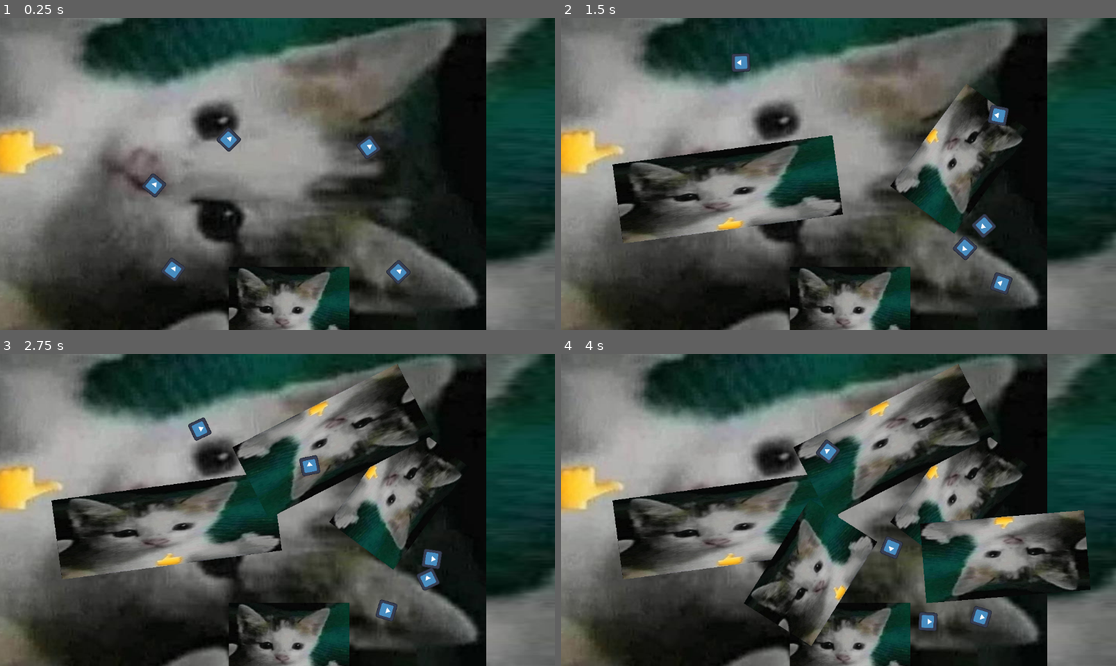
Above: before the commit, frames 1-4 (two rows, left to right).
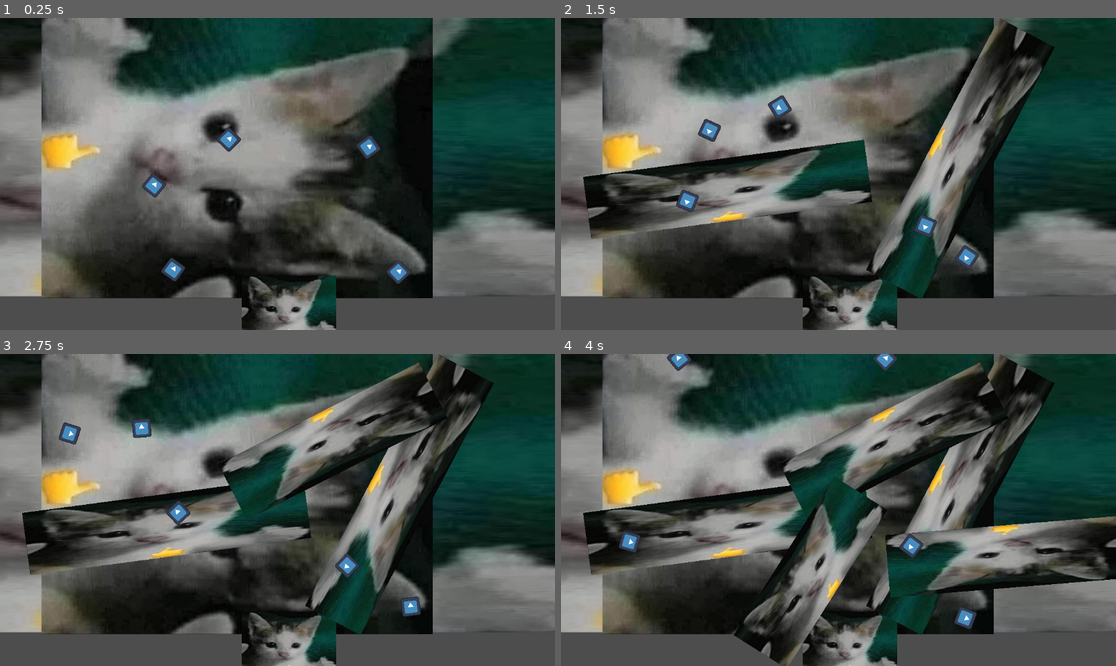
Above: after the commit, the same moments.

Repository: ElevatorBros/RoadRoad
Game: Godot game, scene res://Map.tscn
Two runs of this game, one before a commit and one after it. Both use one fixed random seed, a clock stepped at 60 frames per second and the inputs below. The engine's default icon, where the game draws it, is replaced by a stand-in: a white triangle on a blue panel in a dark square.
Inputs (mouse positions are in pixels of both pictures, inside the frame that each line leads up to):
- Up to frame 1 (0.25 s): no input
- Up to frame 2 (1.5 s): move the mouse to (960, 158) at 0.52 s; click (960, 158) at 0.67 s; move the mouse to (727, 189) at 1.27 s; click (727, 189) at 1.42 s
- Up to frame 3 (2.75 s): move the mouse to (333, 441) at 2.02 s; click (333, 441) at 2.17 s
- Up to frame 4 (4 s): move the mouse to (810, 572) at 2.77 s; click (810, 572) at 2.92 s; move the mouse to (1005, 556) at 3.52 s; click (1005, 556) at 3.67 s

The runs differ from the first frame. In frame 1, 55% of the frame differs, in the area x 0-100%, y 0-100%; in frame 2, 61%; in frame 3, 60%; in frame 4, 61%.

Commit message:
Angle fix

Diff:
--- a/Map.gd
+++ b/Map.gd
@@ -6,24 +6,33 @@
 
 # Called when the node enters the scene tree for the first time.
 func _ready():
-	straight_road.position = Vector2(600,600)
+	straight_road.global_position = Vector2(600,600)
 	roads.add_child(straight_road)
 	roads.move_child(straight_road, -1)
 
 
+var last_mouse_position = Vector2(600, 600 + 125)
+
 func add_road():
 	var mouse = get_global_mouse_position()
-	var last_position = roads.get_child(-1).position
-	var scale_x = max(mouse.x, last_position.x) / min(mouse.x, last_position.x)
+
+	var scale = last_mouse_position.distance_to(mouse) / 125
+
 	var new_straight_road = straight_road_scene.instantiate()
 
-	new_straight_road.scale = Vector2(scale_x, 1)
-	new_straight_road.position = mouse
-	new_straight_road.rotation = atan2(last_position.y - mouse.y, last_position.x - mouse.x)
-	print("Rotation: ", new_straight_road.rotation)
+	new_straight_road.scale = Vector2(scale, 1)
+	print("Mouse: ", mouse)
+	print("Last: ", last_mouse_position)
+	print("Distance:" , last_mouse_position.distance_to(mouse))
+	print("Scale: ", new_straight_road.scale)
+
+	new_straight_road.global_position = mouse
+	new_straight_road.rotation = atan2(last_mouse_position.y - mouse.y, last_mouse_position.x - mouse.x)
 
 	roads.add_child(new_straight_road)
 	roads.move_child(new_straight_road, -1)
+
+	last_mouse_position = mouse
 
 # Called every frame. 'delta' is the elapsed time since the previous frame.
 func _process(delta):
--- a/scenes/roads/StraightRoad.tscn
+++ b/scenes/roads/StraightRoad.tscn
@@ -3,22 +3,22 @@
 [ext_resource type="Texture2D" uid="uid://bedcwh1tof2dq" path="res://assets/road.jpg" id="1_v0haa"]
 
 [sub_resource type="RectangleShape2D" id="RectangleShape2D_w4oqp"]
-size = Vector2(191, 20)
+size = Vector2(150.769, 20)
 
 [node name="StraightRoad" type="Node2D"]
-position = Vector2(125, 4)
+position = Vector2(-7.62939e-06, 0)
 scale = Vector2(1.3, 1)
 
 [node name="Road" type="Sprite2D" parent="."]
-scale = Vector2(0.281293, 0.254666)
+scale = Vector2(0.221, 0.2)
 texture = ExtResource("1_v0haa")
 
 [node name="StaticBody2D" type="StaticBody2D" parent="."]
 
 [node name="CollisionShape2D" type="CollisionShape2D" parent="StaticBody2D"]
-position = Vector2(0, 78)
+position = Vector2(3.66798e-06, 75)
 shape = SubResource("RectangleShape2D_w4oqp")
 
 [node name="CollisionShape2D2" type="CollisionShape2D" parent="StaticBody2D"]
-position = Vector2(0, -82)
+position = Vector2(0, -75)
 shape = SubResource("RectangleShape2D_w4oqp")
